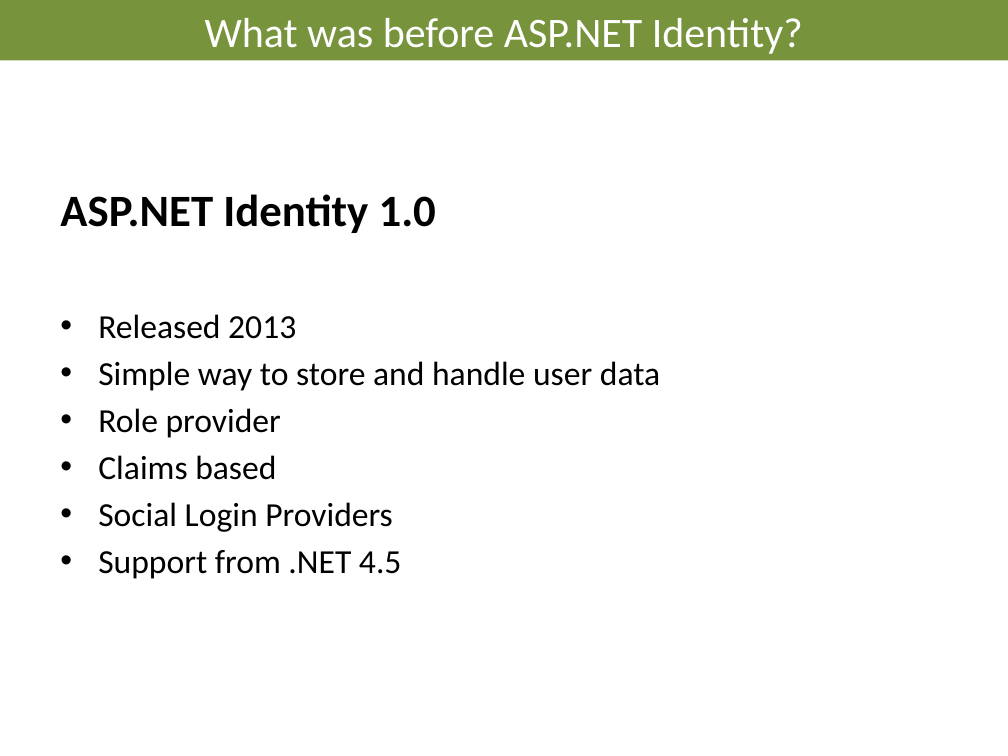
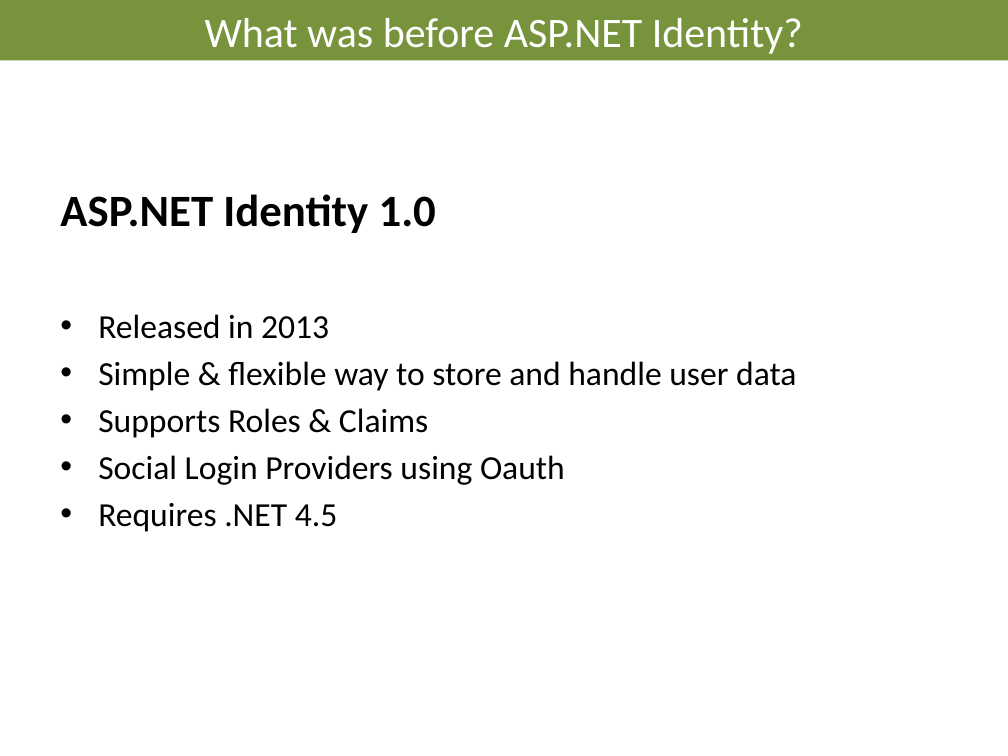
Before and after one commit to AndreasElffors/IdentityTemplate, a slide deck: slide 17 of Documents/Identity-Introduction.pptx (slide 18 before the commit). Drawn at 1008x756 pixels with LibreOffice and Linux fonts; fonts in the diff are those of the drawing; background and template pictures are left out. Boxes give left, top, right and bottom in pixels: in the first picture for what was removed or moved away, otherwise in the second. Text is boxed around its words. In the diff, an @@ line names an element or a change of style, - is before the commit and + after.

```diff
--- a/Documents/Identity-Introduction.pptx
+++ b/Documents/Identity-Introduction.pptx
@@ text at (x1=98, y1=314, x2=796, y2=532): text changed @@
-• Released 2013
-• Simple way to store and handle user data
-• Role provider
-• Claims based
-• Social Login Providers
-• Support from .NET 4.5
+• Released in 2013
+• Simple & flexible way to store and handle user data
+• Supports Roles & Claims
+• Social Login Providers using Oauth
+• Requires .NET 4.5
```
Also in this commit, not shown: 10 other slides changed, 1 slide removed, 1 other file.
